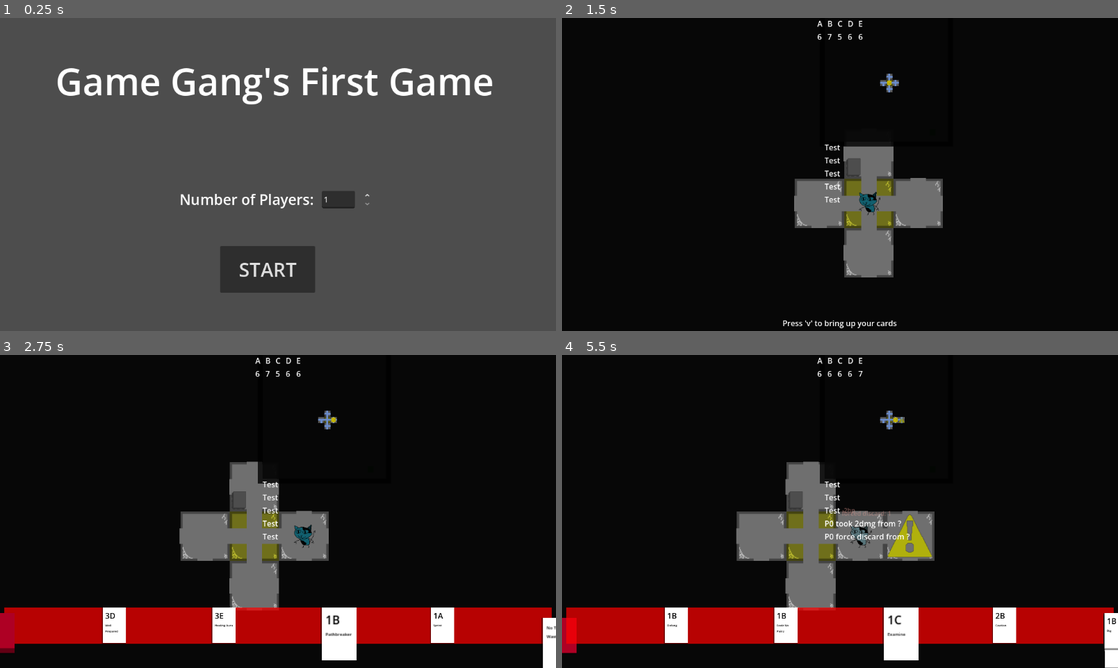
Above: before the commit, frames 1-4 (two rows, left to right).
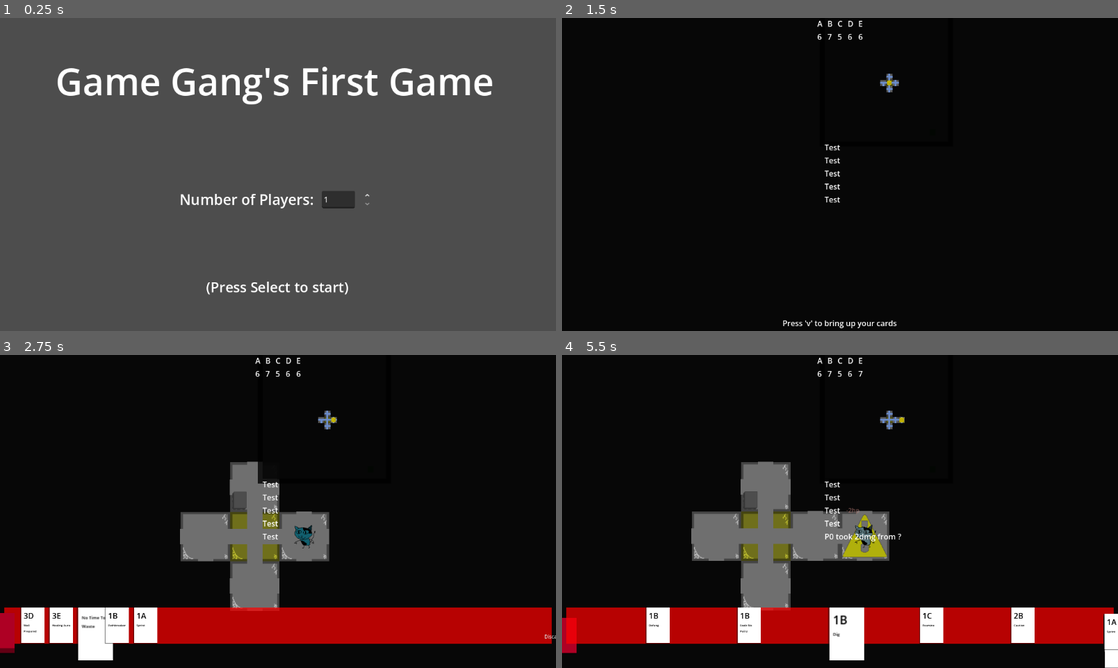
Above: after the commit, the same moments.

Repository: emrysshevek/gameganggame
Game: Godot game, scene res://scenes/title/title_screen.tscn
Same seed, same stepped clock (60 frames per second), same inputs: the game is played once before the commit and once after it.
Inputs (mouse positions are in pixels of both pictures, inside the frame that each line leads up to):
- Up to frame 1 (0.25 s): no input
- Up to frame 2 (1.5 s): click (828, 268) at 0.5 s, where only the run before the commit has a clickable "START"; tap V (debug_v) at 1.25 s; move the mouse to (962, 158) at 1.27 s; hold D (move_right) from 1.28 s (still down); tap F (select) at 1.35 s; click (962, 158) at 1.42 s
- Up to frame 3 (2.75 s): release D (move_right) at 2 s; tap V (debug_v) at 2 s; drag from (166, 527) to (250, 574) at 2.02 s
- Up to frame 4 (5.5 s): move the mouse to (895, 442) at 2.77 s; hold D (move_right) 2.78-3.5 s; tap F (select) at 2.85, 4.55 s; tap V (debug_v) at 3.5, 4.25, 5 s; drag from (812, 574) to (673, 464) at 3.52 s; move the mouse to (1006, 558) at 4.27 s; hold A (move_left) 4.28-5 s; tap Enter (toggle_end_turn) at 4.35 s; drag from (673, 464) to (756, 433) at 5.02 s

The runs differ from the first frame. In frame 1, 2.6% of the frame differs, in the area x 37-63%, y 72-89%; in frame 2, 6.5%; in frame 3, 5.5%; in frame 4, 15%, in the area x 15-100%, y 5-98%.

Commit message:
added start game hotkey

Diff:
--- a/scenes/title/title_screen.gd
+++ b/scenes/title/title_screen.gd
@@ -8,6 +8,8 @@
 		$PlayerCount.value += $PlayerCount.step
 	elif player_count_focused and Input.is_action_just_released("move_down"):
 		$PlayerCount.value -= $PlayerCount.step
+	if Input.is_action_just_pressed("select"):
+		_on_start_button_pressed()
 
 
 func _on_player_count_value_changed(value: float) -> void:
--- a/scenes/title/title_screen.tscn
+++ b/scenes/title/title_screen.tscn
@@ -21,6 +21,14 @@
 theme_override_font_sizes/font_size = 30
 text = "Number of Players: "
 
+[node name="Label3" type="Label" parent="." unique_id=1420094802]
+offset_left = 427.0
+offset_top = 537.0
+offset_right = 722.0
+offset_bottom = 577.0
+theme_override_font_sizes/font_size = 29
+text = "(Press Select to start)"
+
 [node name="PlayerCount" type="SpinBox" parent="." unique_id=211331943]
 offset_left = 667.0
 offset_top = 358.0
@@ -38,6 +46,7 @@
 value = 1.0
 
 [node name="StartButton" type="Button" parent="." unique_id=1887879890]
+visible = false
 offset_left = 456.0
 offset_top = 472.0
 offset_right = 653.0
